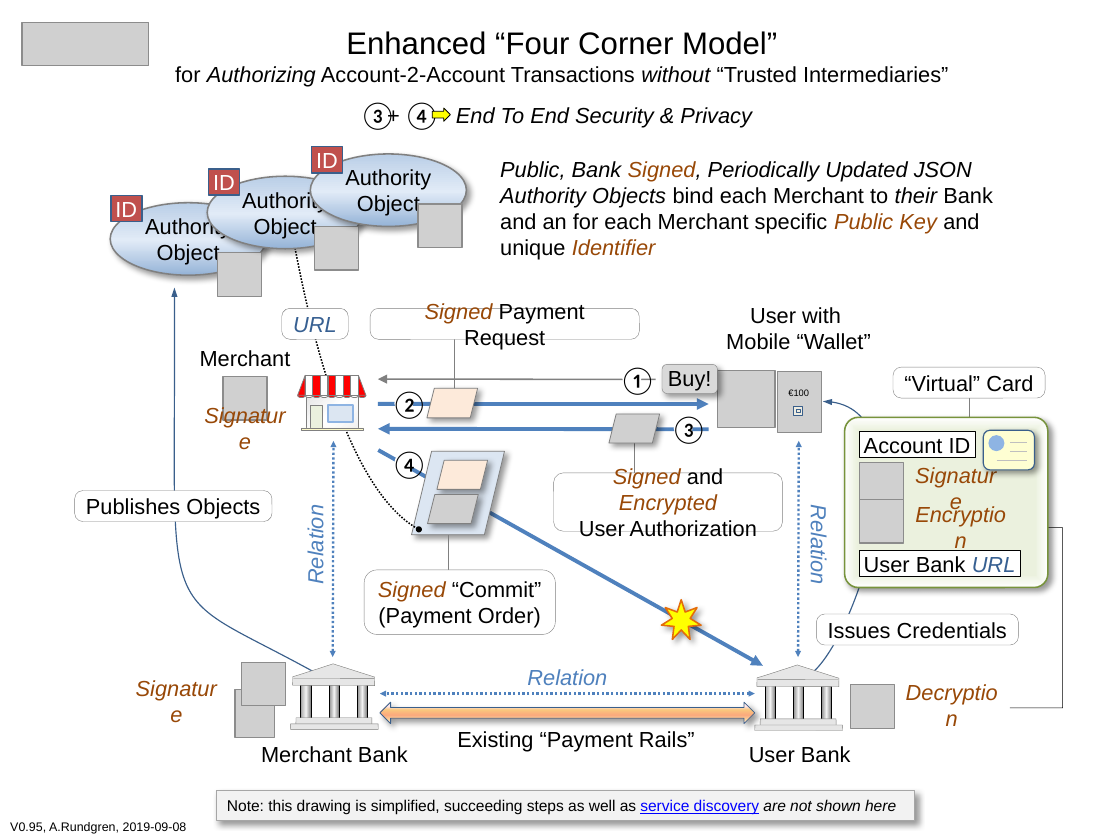
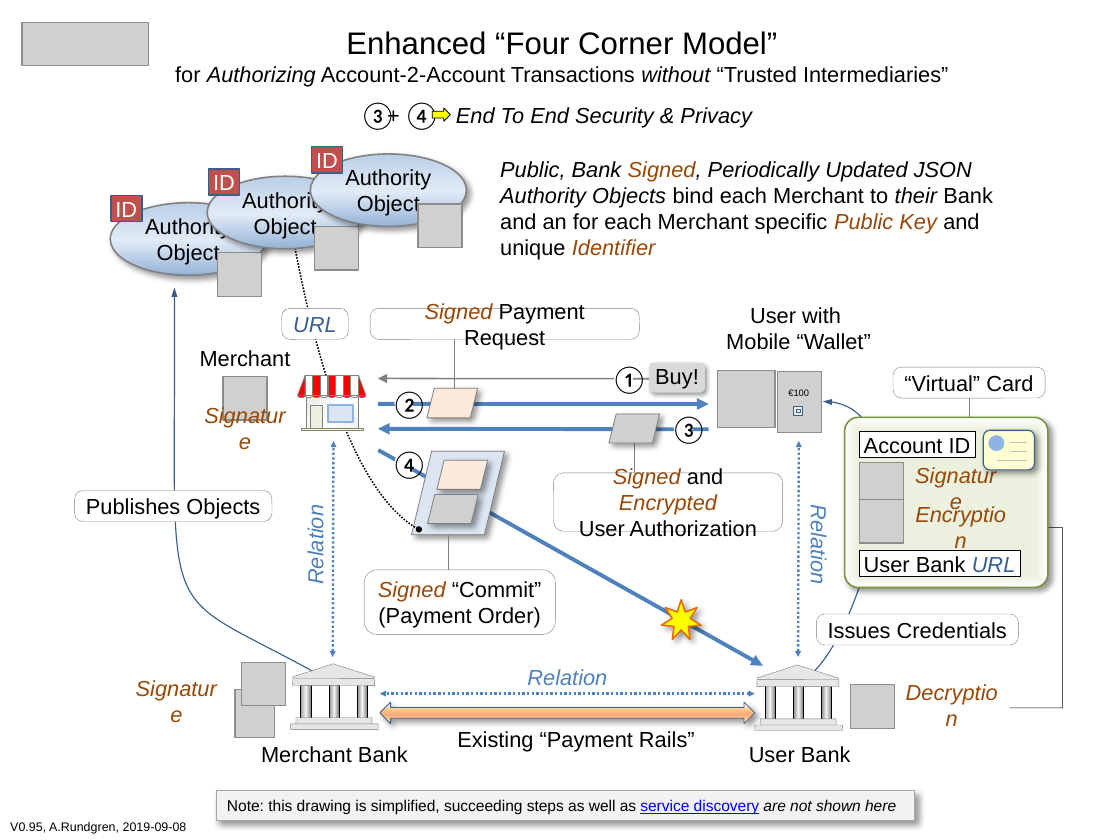
Before and after one commit to cyberphone/doc, a slide deck: slide 1 of saturn/enhanced-four-corner-model.pptx. Drawn at 1120x840 pixels with LibreOffice and Linux fonts; fonts in the diff are those of the drawing; grey boxes stand for pictures. Boxes give left, top, right and bottom in pixels: in the first picture for what was removed or moved away, otherwise in the second. Text is boxed around its words. In the diff, an @@ line names an element or a change of style, - is before the commit and + after.

```diff
--- a/saturn/enhanced-four-corner-model.pptx
+++ b/saturn/enhanced-four-corner-model.pptx
@@ 1 text, 1 rounded rectangle, 1 ellipse: place and size @@
-1 text, 1 rounded rectangle, 1 ellipse at [619, 364, 718, 395]
+1 text, 1 rounded rectangle, 1 ellipse at [611, 363, 706, 394]
@@ rounded rectangle "Buy!" at [650, 363, 706, 393]: outline #808080 0.25 pt to none; shadow changed @@
```
Also in this commit, not shown: 1 other file.
